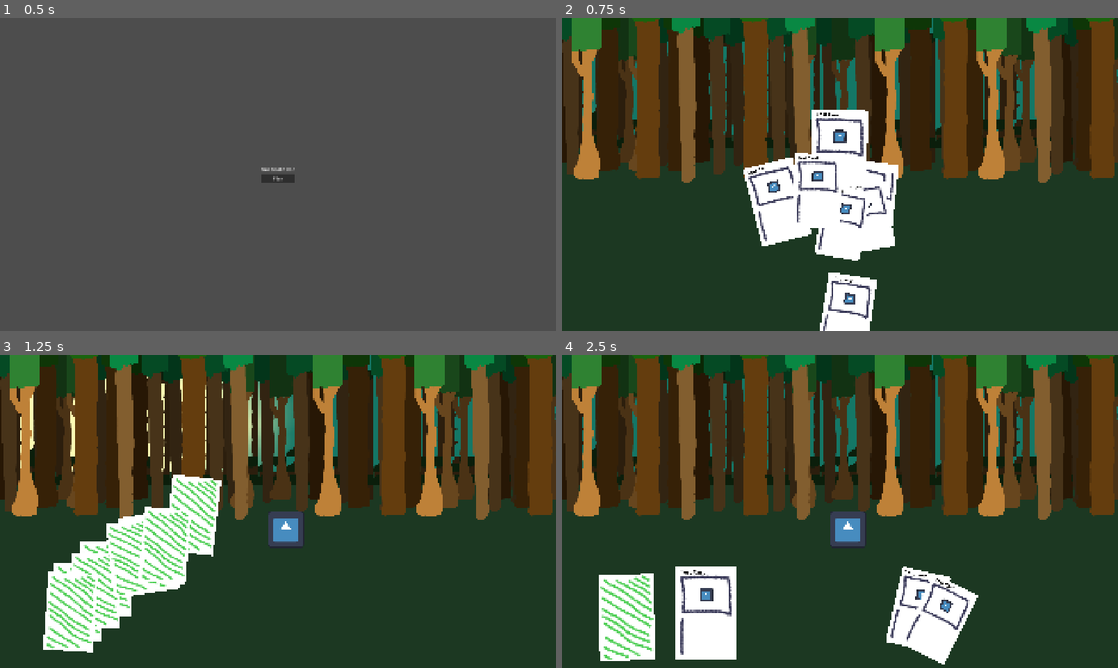
Above: before the commit, frames 1-4 (two rows, left to right).
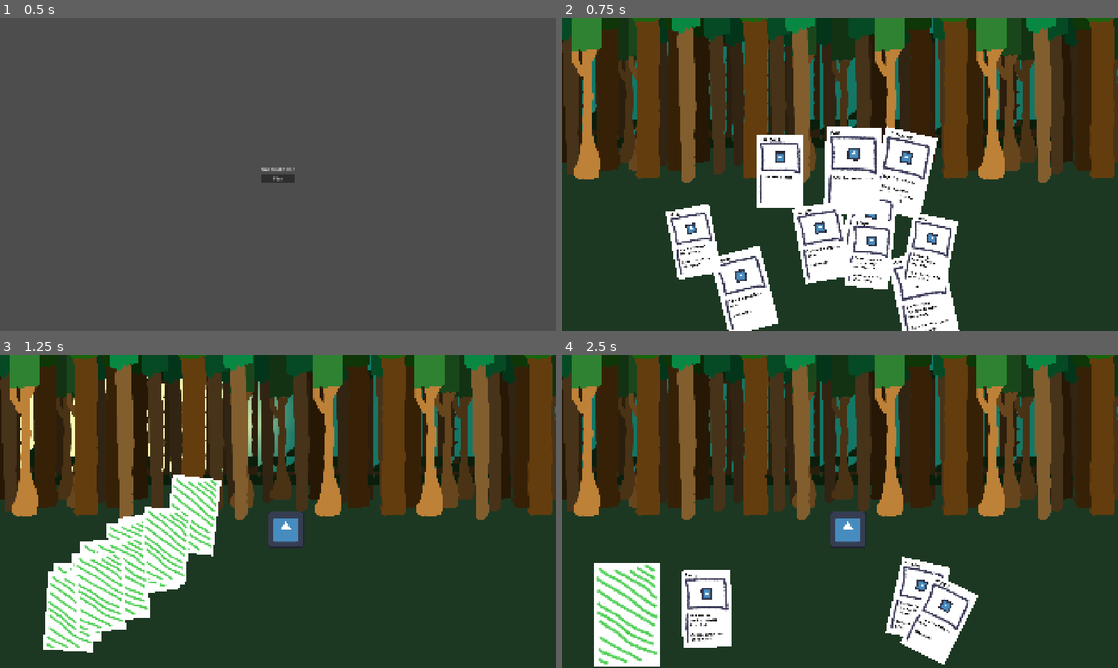
Above: after the commit, the same moments.

Repository: CiaranWoodward/LD59
Game: Godot game, scene res://UI/StartScreen.tscn
Two runs of this game, one before a commit and one after it. Both use one fixed random seed, a clock stepped at 60 frames per second and the inputs below. The engine's default icon, where the game draws it, is replaced by a stand-in: a white triangle on a blue panel in a dark square.
Inputs (mouse positions are in pixels of both pictures, inside the frame that each line leads up to):
- Up to frame 1 (0.5 s): no input
- Up to frame 2 (0.75 s): click "Play" at 0.5 s
- Up to frame 3 (1.25 s): no input
- Up to frame 4 (2.5 s): move the mouse to (712, 552) at 1.27 s; click (712, 552) at 1.42 s; move the mouse to (628, 614) at 2.02 s; click (628, 614) at 2.17 s

Frame 1 is identical in both runs. In frame 2, 17% of the frame differs, in the area x 18-72%, y 29-100%; in frame 3, 1.8%; in frame 4, 5.4%.

Commit message:
Fix control nodes blocking mouse input over cards!

Diff:
--- a/Cards/BerryCard.tscn
+++ b/Cards/BerryCard.tscn
@@ -4,17 +4,16 @@
 [ext_resource type="Texture2D" uid="uid://dxluetgnmx57p" path="res://icon.svg" id="2_4qkyj"]
 
 [node name="BerryCard" unique_id=105035990 instance=ExtResource("1_que82")]
-card_name = "Morsel"
+card_name = "Berry"
 description = "Remove two random [b]hunger[/b] from deck
 
 [i]Removed from deck when played"
 image = ExtResource("2_4qkyj")
 card_type = 3
 consumable = true
-environment = null
 
 [node name="Name" parent="CardFront" parent_id_path=PackedInt32Array(1569601050) index="0" unique_id=933147433]
-text = "Morsel"
+text = "Berry"
 
 [node name="Description" parent="CardFront" parent_id_path=PackedInt32Array(1569601050) index="1" unique_id=376343130]
 text = "Remove two random [b]hunger[/b] from deck
--- a/Cards/BowCard.tscn
+++ b/Cards/BowCard.tscn
@@ -4,14 +4,14 @@
 [ext_resource type="Texture2D" uid="uid://dxluetgnmx57p" path="res://icon.svg" id="2_np1mi"]
 
 [node name="BowCard" unique_id=105035990 instance=ExtResource("1_1ol7f")]
-card_name = "Axe"
+card_name = "Bow"
 description = "Gain one [b]morsel[/b] card"
 image = ExtResource("2_np1mi")
 card_type = 2
 action = true
 
 [node name="Name" parent="CardFront" parent_id_path=PackedInt32Array(1569601050) index="0" unique_id=933147433]
-text = "Axe"
+text = "Bow"
 
 [node name="Description" parent="CardFront" parent_id_path=PackedInt32Array(1569601050) index="1" unique_id=376343130]
 text = "Gain one [b]morsel[/b] card"
--- a/Cards/CardTheme.tres
+++ b/Cards/CardTheme.tres
@@ -4,4 +4,4 @@
 default_font_size = 40
 Label/colors/font_color = Color(0, 0, 0, 1)
 Label/colors/font_outline_color = Color(0, 0, 0, 1)
-RichTextLabel/colors/default_color = Color(1, 1, 1, 1)
+RichTextLabel/colors/default_color = Color(0, 0, 0, 1)
--- a/Cards/base_card.gd
+++ b/Cards/base_card.gd
@@ -56,7 +56,9 @@
 		selected = value
 
 # True when the mouse is hovering over this card.
-var hovered: bool = false
+var hovered: bool = false:
+	set(value):
+		hovered = value
 
 # Card Lifecycle:
 # Idle -> Hovered
--- a/Cards/base_card.tscn
+++ b/Cards/base_card.tscn
@@ -28,6 +28,7 @@
 offset_top = 46.0
 offset_right = 214.0
 offset_bottom = 381.0
+mouse_filter = 2
 theme = ExtResource("3_nry7q")
 bbcode_enabled = true
 text = "Card Description"
--- a/Global/table.gd
+++ b/Global/table.gd
@@ -28,7 +28,7 @@
 @export var hand_rotation_messiness: float = 2.0
 @export var hand_rotation_spread: float = 50.0
 @export var hand_card_spacing: float = 150.0
-@export var hand_fan_height: float = 40.0
+@export var hand_fan_height: float = 80.0
 
 @export_group("Card Settings")
 @export var card_scale: float = 0.3
--- a/Global/table.tscn
+++ b/Global/table.tscn
@@ -2,6 +2,15 @@
 
 [ext_resource type="Script" uid="uid://du72ge3que2qk" path="res://Global/table.gd" id="1_rcskp"]
 [ext_resource type="PackedScene" uid="uid://bfhb54qgyqtv6" path="res://Cards/test_card.tscn" id="2_ar3em"]
+[ext_resource type="PackedScene" uid="uid://c6b5xcocr7s1x" path="res://Cards/AxeCard.tscn" id="3_mnq2p"]
+[ext_resource type="PackedScene" uid="uid://dmbxw0g0uyxby" path="res://Cards/BerryCard.tscn" id="4_fyblx"]
+[ext_resource type="PackedScene" uid="uid://cymvt7hb2bqu3" path="res://Cards/BowCard.tscn" id="5_ljc0k"]
+[ext_resource type="PackedScene" uid="uid://je7fljscgukr" path="res://Cards/ForageCard.tscn" id="6_rhal8"]
+[ext_resource type="PackedScene" uid="uid://5bprgo2jfbyb" path="res://Cards/HungerCard.tscn" id="7_t0t1g"]
+[ext_resource type="PackedScene" uid="uid://bwn2y8s7hx6fo" path="res://Cards/MorselCard.tscn" id="8_m6m0j"]
+[ext_resource type="PackedScene" uid="uid://7x34pkhbtms3" path="res://Cards/PoisonCard.tscn" id="9_xcx3l"]
+[ext_resource type="PackedScene" uid="uid://brd1msi1vo5u" path="res://Cards/TinderboxCard.tscn" id="10_jgnfc"]
+[ext_resource type="PackedScene" uid="uid://dj03uo7wdtqaa" path="res://Cards/WoodCard.tscn" id="11_xmklv"]
 
 [node name="Table" type="Node2D" unique_id=1954673422]
 script = ExtResource("1_rcskp")
@@ -11,26 +20,32 @@
 [node name="TestCard" parent="Cards" unique_id=105035990 instance=ExtResource("2_ar3em")]
 position = Vector2(-321, 1695)
 
-[node name="TestCard2" parent="Cards" unique_id=1425754636 instance=ExtResource("2_ar3em")]
-position = Vector2(545, 2151)
+[node name="AxeCard" parent="Cards" unique_id=79543323 instance=ExtResource("3_mnq2p")]
+position = Vector2(733, 2898)
 
-[node name="TestCard3" parent="Cards" unique_id=1520444320 instance=ExtResource("2_ar3em")]
-position = Vector2(1661, 2054)
+[node name="BerryCard" parent="Cards" unique_id=676234521 instance=ExtResource("4_fyblx")]
+position = Vector2(2103, 2736)
 
-[node name="TestCard4" parent="Cards" unique_id=34609427 instance=ExtResource("2_ar3em")]
-position = Vector2(1034, 3324)
+[node name="BowCard" parent="Cards" unique_id=2095908211 instance=ExtResource("5_ljc0k")]
+position = Vector2(1375, 1983)
 
-[node name="TestCard5" parent="Cards" unique_id=1218779818 instance=ExtResource("2_ar3em")]
-position = Vector2(-321, 1695)
+[node name="ForageCard" parent="Cards" unique_id=1328410963 instance=ExtResource("6_rhal8")]
+position = Vector2(1573, 3560)
 
-[node name="TestCard6" parent="Cards" unique_id=973105248 instance=ExtResource("2_ar3em")]
-position = Vector2(545, 2151)
+[node name="HungerCard" parent="Cards" unique_id=1088402863 instance=ExtResource("7_t0t1g")]
+position = Vector2(-35, 3262)
 
-[node name="TestCard7" parent="Cards" unique_id=849398017 instance=ExtResource("2_ar3em")]
-position = Vector2(1661, 2054)
+[node name="MorselCard" parent="Cards" unique_id=682037086 instance=ExtResource("8_m6m0j")]
+position = Vector2(2755, 3626)
 
-[node name="TestCard8" parent="Cards" unique_id=1475682732 instance=ExtResource("2_ar3em")]
-position = Vector2(1034, 3324)
+[node name="PoisonCard" parent="Cards" unique_id=1445039524 instance=ExtResource("9_xcx3l")]
+position = Vector2(-919, 3333)
+
+[node name="TinderboxCard" parent="Cards" unique_id=283751447 instance=ExtResource("10_jgnfc")]
+position = Vector2(2796, 2256)
+
+[node name="WoodCard" parent="Cards" unique_id=1243168928 instance=ExtResource("11_xmklv")]
+position = Vector2(-1587, 2489)
 
 [node name="ShufflePoint" type="Marker2D" parent="." unique_id=526775094]
 position = Vector2(954, 362)
